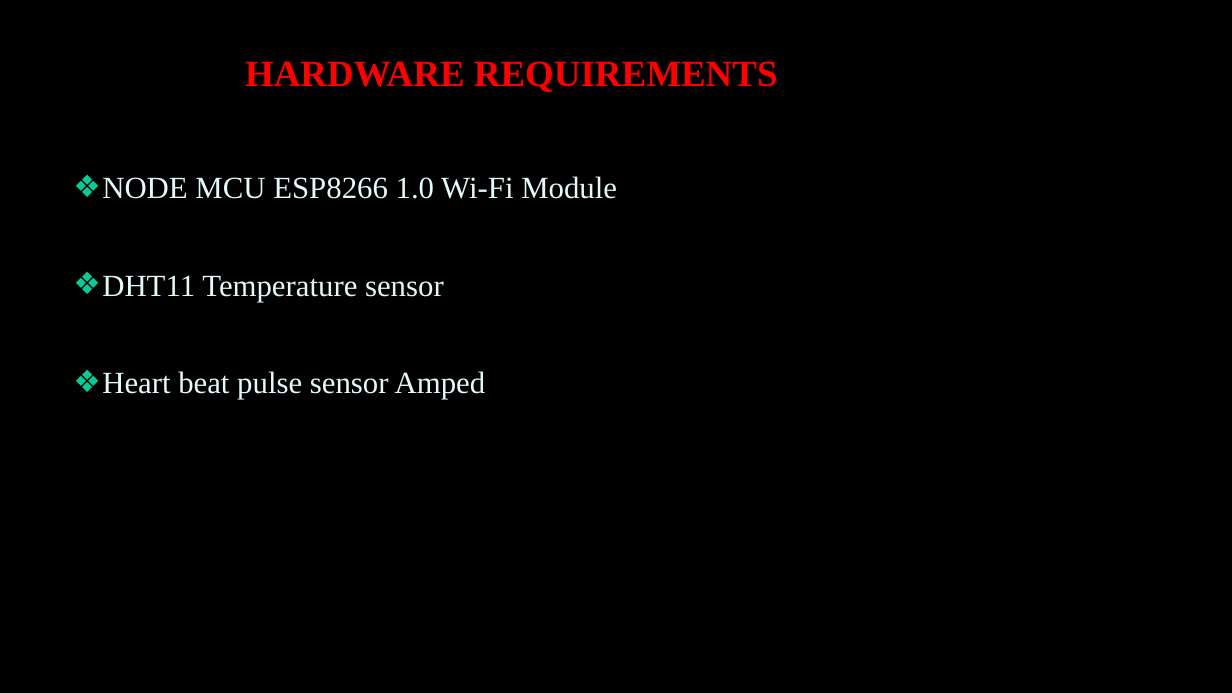
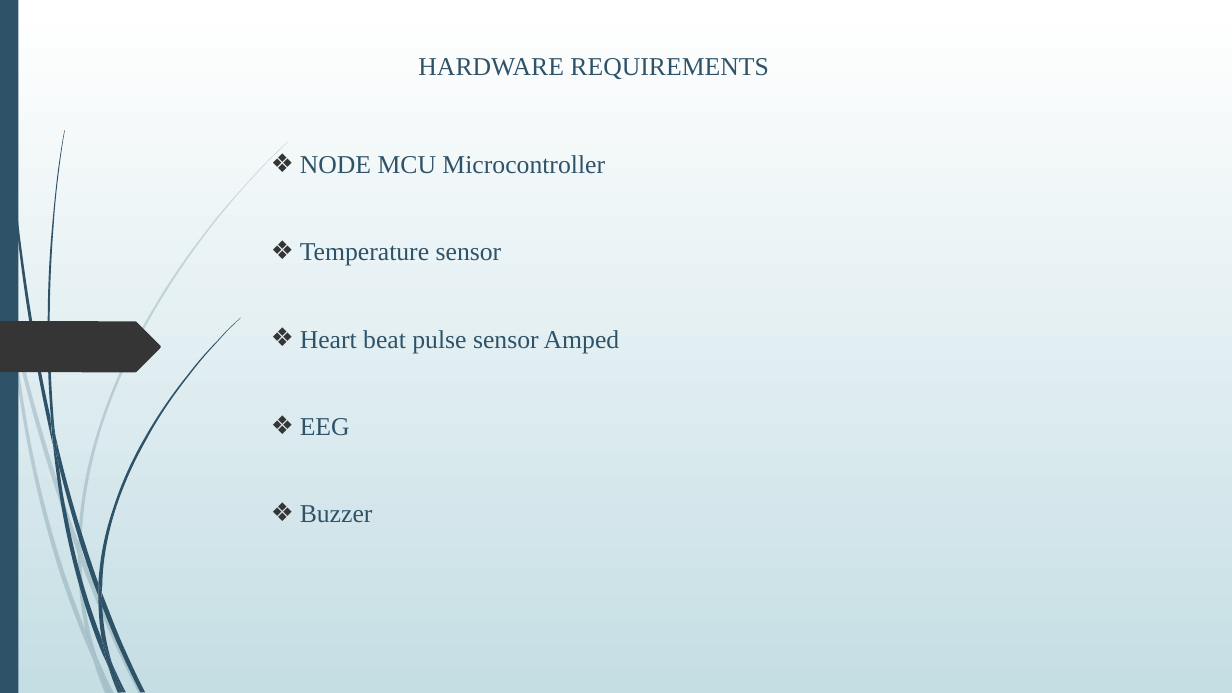
Before and after one commit to Lekshmisr95/body-sensor-network, a slide deck: slide 8 of PPT.pptx (slide 10 before the commit). Drawn at 1232x693 pixels with LibreOffice and Linux fonts; fonts in the diff are those of the drawing; background and template pictures are left out. Boxes give left, top, right and bottom in pixels: in the first picture for what was removed or moved away, otherwise in the second. Text is boxed around its words. In the diff, an @@ line names an element or a change of style, - is before the commit and + after.

```diff
--- a/PPT.pptx
+++ b/PPT.pptx
@@ background picture (left out) to gradient #FFFFFF to #C5DEE5 @@
@@ rectangle added at bbox=[0, 0, 18, 693], fill #2E5369 @@
@@ title "HARDWARE REQUIREMENTS": place and size @@
-title "HARDWARE REQUIREMENTS" at bbox=[245, 61, 778, 92]
+title "HARDWARE REQUIREMENTS" at bbox=[418, 58, 768, 79]
@@ title "HARDWARE REQUIREMENTS" at bbox=[418, 58, 768, 79]: size 28.8 to 20 pt, text colour #FF0000 to #2E5369, bold off; line spacing 0.8 to 1; vertical alignment bottom to middle @@
@@ subtitle removed at bbox=[102, 176, 617, 399] @@
-❖ NODE MCU ESP8266 1.0 Wi-Fi Module
-❖ DHT11 Temperature sensor
-❖ Heart beat pulse sensor Amped
@@ text added at bbox=[300, 155, 620, 522], 20 pt, text #2E5369 @@
+❖ NODE MCU Microcontroller
+❖ Temperature sensor
+❖ Heart beat pulse sensor Amped
+❖ EEG
+❖ Buzzer
@@ freeform shape added at bbox=[0, 322, 161, 372], fill #353535 @@
@@ group added at bbox=[0, 141, 288, 693]: 10 freeform shapes @@
@@ group added at bbox=[3, 0, 240, 693]: 12 freeform shapes @@
```
Also in this commit, not shown: 13 other slides changed, 9 slides added, 4 slides removed, 6 other files.
